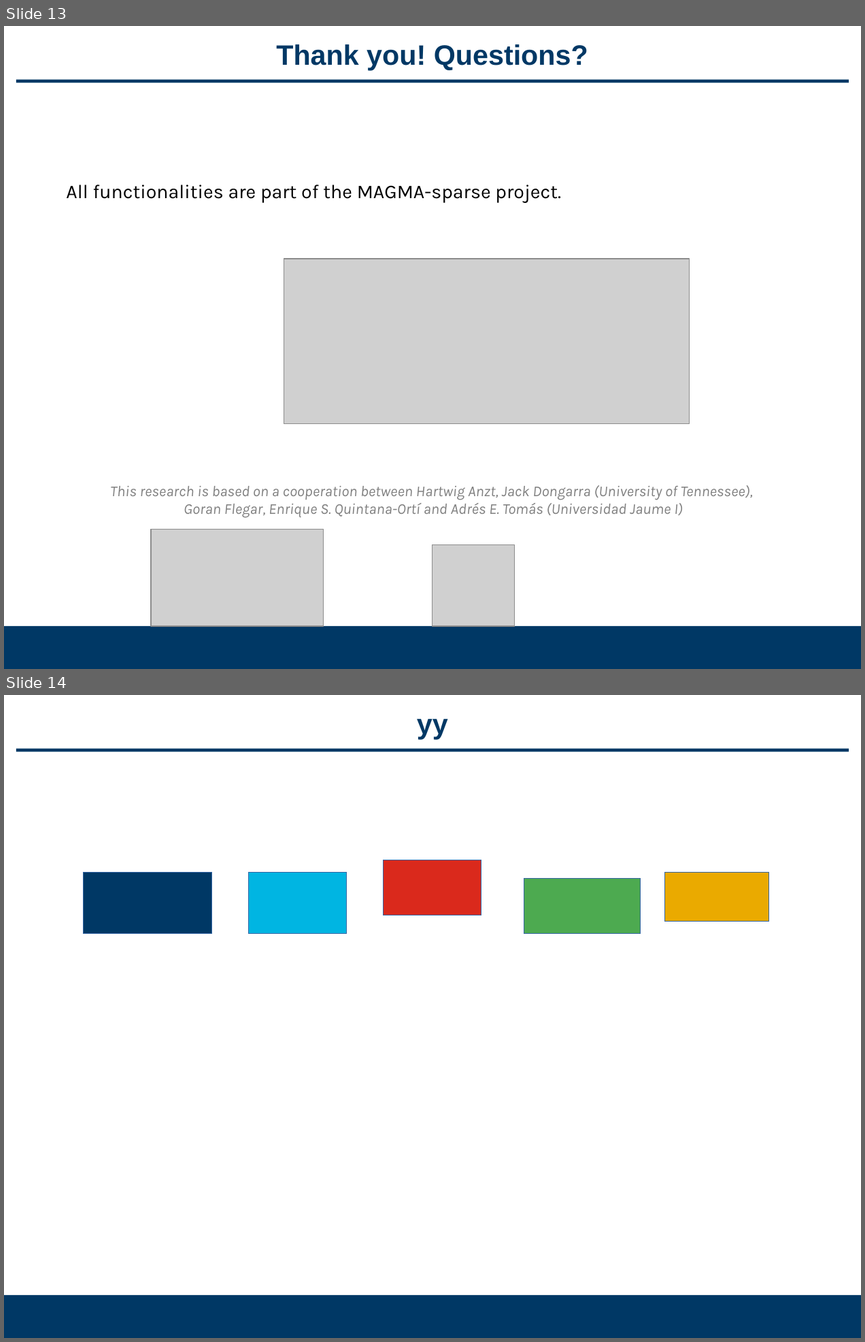
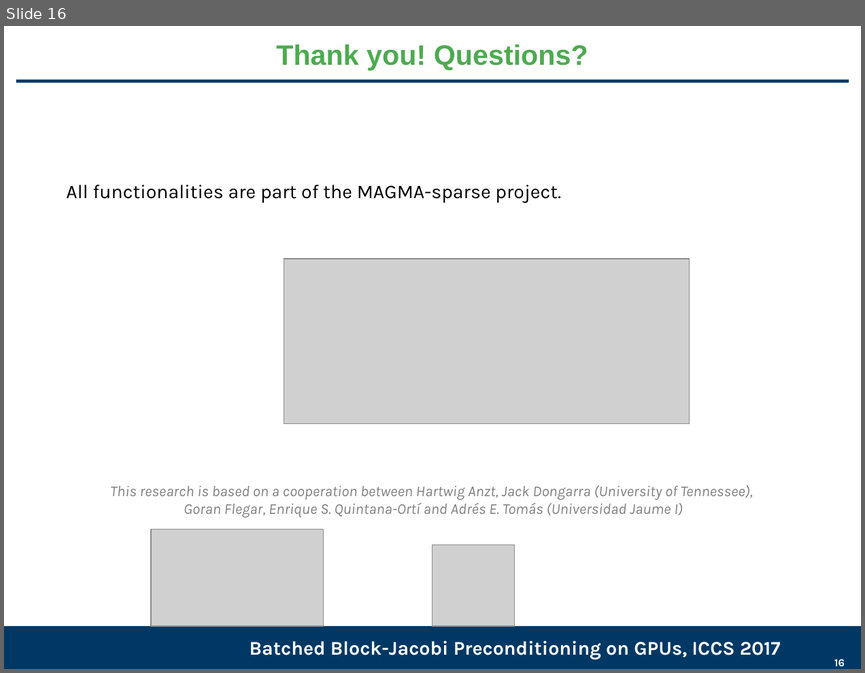
Before and after one commit to gflegar/talks, a slide deck: iccs_2017/slides.odp. Shown one above the other, each under a label of ours: slides 13 and 14 before the commit, slide 16 after it. The pictures are 865x1342 and 865x673 pixels, drawn with LibreOffice and Linux fonts; fonts in the diff are those of the drawing; grey boxes stand for pictures; background and template pictures are left out. Boxes give left, top, right and bottom in pixels: in the first picture for what was removed or moved away, otherwise in the second. Text is boxed around its words. In the diff, an @@ line names an element or a change of style, - is before the commit and + after.

```diff
--- a/iccs_2017/slides.odp
+++ b/iccs_2017/slides.odp
@@ slide 14 removed at (4, 695, 861, 1338), background #FFFFFF; not listed: 2 template elements that a slide beside it also shows @@
@@ title removed at (417, 719, 448, 739) @@
-yy
@@ rectangle removed at (84, 872, 211, 934) @@
@@ rectangle removed at (249, 872, 347, 934) @@
@@ rectangle removed at (383, 861, 481, 916) @@
@@ rectangle removed at (665, 872, 769, 921) @@
@@ rectangle removed at (524, 879, 640, 934) @@
@@ what was slide 13 is now slide 16 @@
@@ slide 16 changed as well @@
@@ title "Thank you! Questions?" at (276, 44, 588, 70): text colour #003865 to #4DAA50 @@
@@ text added at (249, 640, 781, 659), 18 pt, text #FFFFFF, bold @@
+Batched Block-Jacobi Preconditioning on GPUs, ICCS 2017
@@ page number added at (834, 658, 844, 667), 10 pt, text #FFFFFF, bold @@
+16
```
Also in this commit, not shown: 10 other slides changed, 6 slides added, 2 other slides removed.
